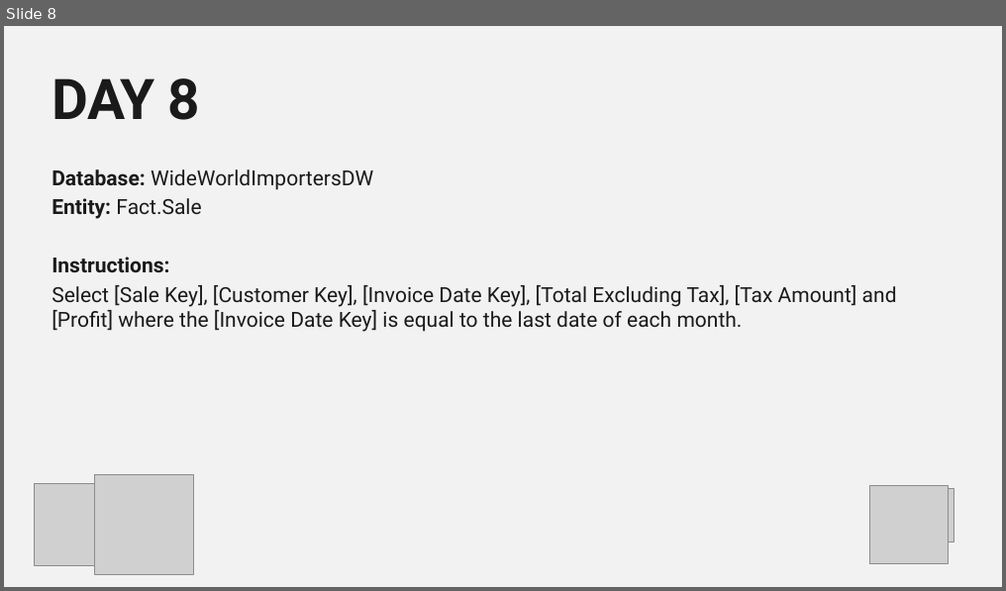
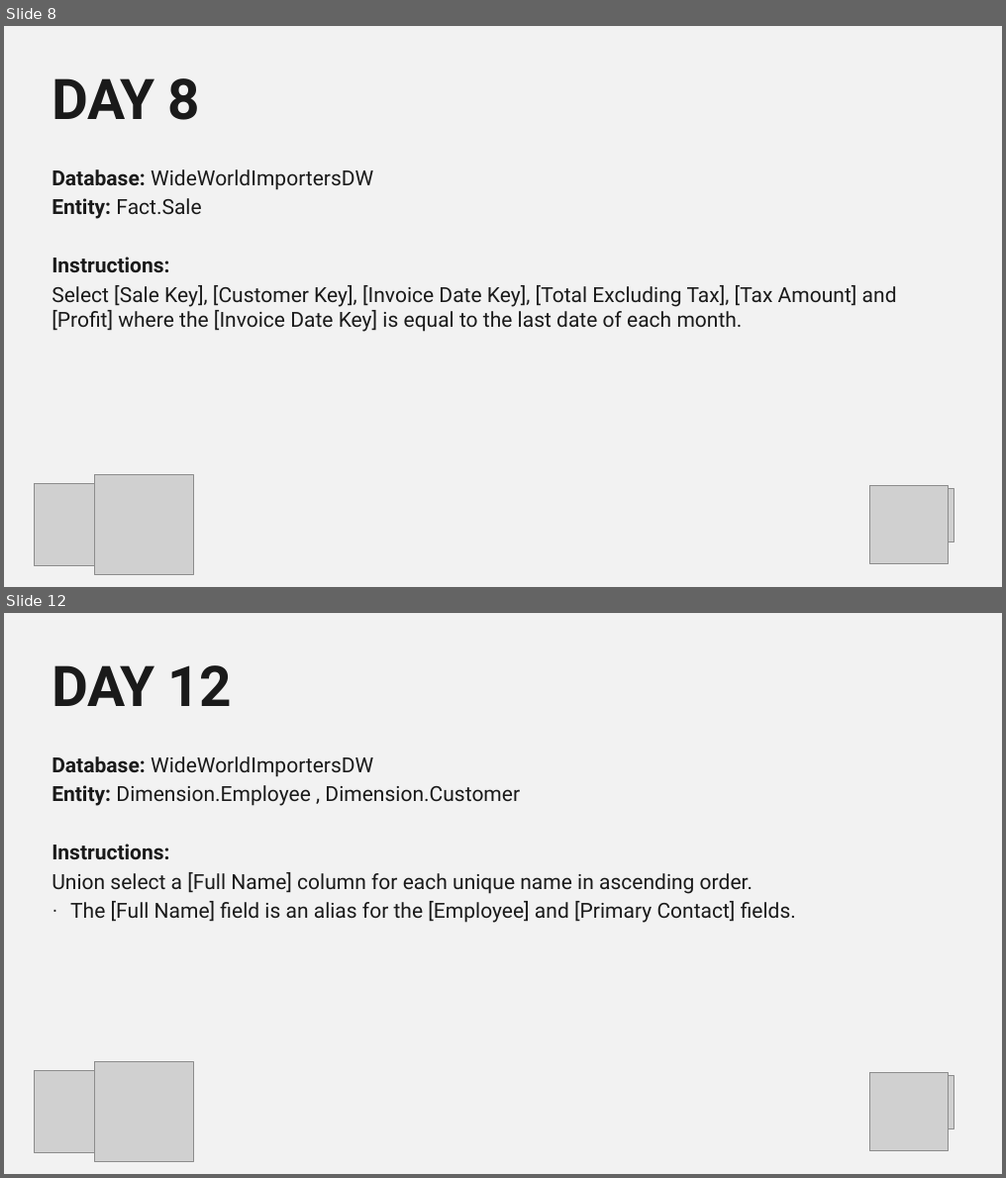
Before and after one commit to itsnotaboutthecell/powerquerym, a slide deck: #30DQUERY/Challengers Master.pptx. Shown one above the other, each under a label of ours: slide 8 before the commit, slides 8 and 12 after it; the slides between them are not shown. The pictures are 1006x591 and 1006x1178 pixels, drawn with LibreOffice and Linux fonts; fonts in the diff are those of the drawing; grey boxes stand for pictures; background and template pictures are left out. Boxes give left, top, right and bottom in pixels: in the first picture for what was removed or moved away, otherwise in the second. Text is boxed around its words. In the diff, an @@ line names an element or a change of style, - is before the commit and + after.

```diff
--- a/#30DQUERY/Challengers Master.pptx
+++ b/#30DQUERY/Challengers Master.pptx
@@ slide 12 added at (x1=4, y1=613, x2=1002, y2=1174), background #F2F2F2 @@
@@ title added at (x1=53, y1=665, x2=232, y2=706), 54 pt, text #1A1A1A, bold @@
+DAY 12
@@ text added at (x1=52, y1=757, x2=796, y2=923), 20 pt, text #1A1A1A @@
+Database: WideWorldImportersDW
+Entity: Dimension.Employee , Dimension.Customer
+Instructions:
+Union select a [Full Name] column for each unique name in ascending order.
+· The [Full Name] field is an alias for the [Employee] and [Primary Contact] fields.
@@ picture added at (x1=34, y1=1071, x2=116, y2=1154) @@
@@ picture added at (x1=94, y1=1062, x2=193, y2=1161) @@
@@ picture added at (x1=870, y1=1072, x2=948, y2=1151) @@
@@ picture added at (x1=924, y1=1075, x2=954, y2=1130) @@
```
Also in this commit, not shown: 11 other slides added.
